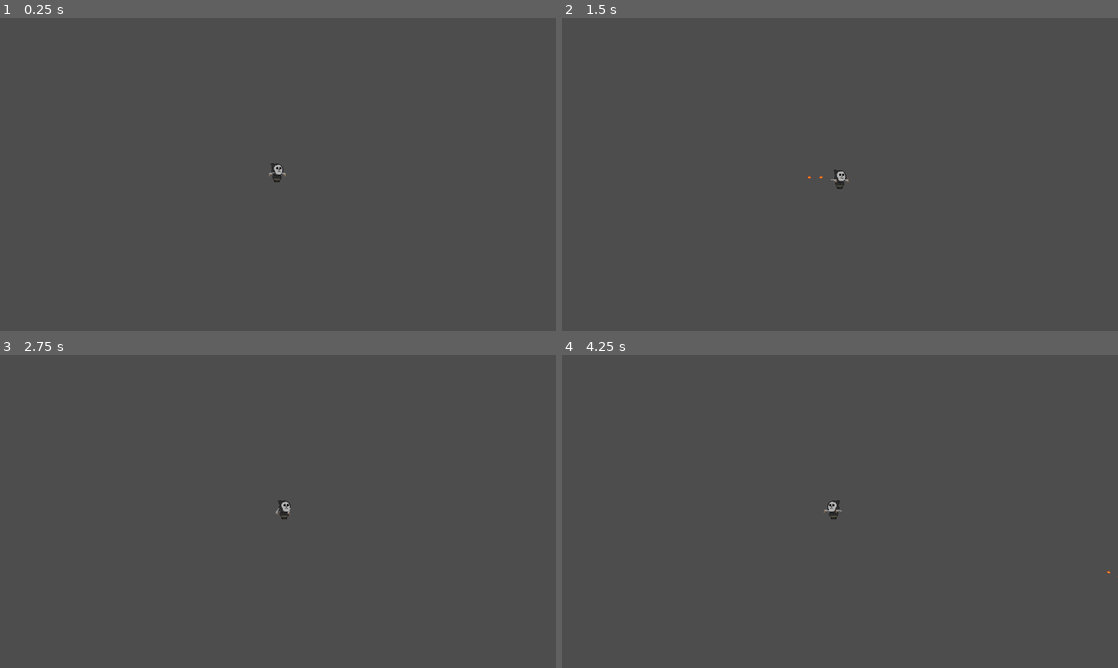
Above: before the commit, frames 1-4 (two rows, left to right).
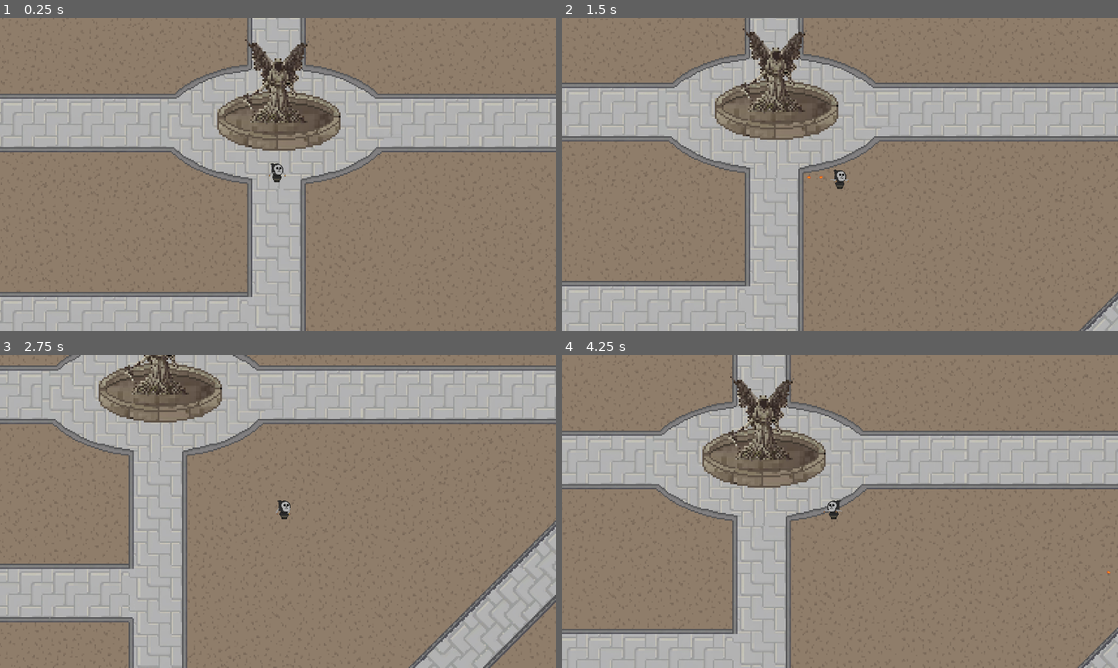
Above: after the commit, the same moments.

Repository: NicolasGabriel-dev/Projeto-D
Game: Godot game, scene res://Scenes/game.tscn
The game is run twice, just before and just after one commit, with the same random seed, the same clock (stepped at 60 frames per second) and the same inputs. Before the commit the project starts from res://Scenes/player.tscn.
Inputs (mouse positions are in pixels of both pictures, inside the frame that each line leads up to):
- Up to frame 1 (0.25 s): no input
- Up to frame 2 (1.5 s): tap Enter at 0.5, 0.6 s; move the mouse to (962, 158) at 0.52 s; hold Right (ui_right) 0.53-1.28 s; click (962, 158) at 0.67 s; move the mouse to (728, 190) at 1.27 s; hold Down (ui_down) from 1.28 s (still down); tap F at 1.35 s; click (728, 190) at 1.42 s
- Up to frame 3 (2.75 s): move the mouse to (333, 442) at 2.02 s; release Down (ui_down) at 2.03 s; hold Right (ui_right) from 2.03 s (still down); tap Enter at 2.1 s; click (333, 442) at 2.17 s
- Up to frame 4 (4.25 s): move the mouse to (812, 574) at 2.77 s; release Right (ui_right) at 2.78 s; hold Up (ui_up) 2.78-3.53 s; tap F at 2.85 s; click (812, 574) at 2.92 s; move the mouse to (1006, 558) at 3.52 s; hold Left (ui_left) from 3.53 s (still down); tap Enter at 3.6 s; click (1006, 558) at 3.67 s

The runs differ from the first frame. In frame 1, 96% of the frame differs, in the area x 0-100%, y 0-100%; in frame 2, 96%; in frame 3, 96%; in frame 4, 96%.

Commit message:
Implementação do zombie no Game, Zombies morrem com os tiros agora

Diff:
--- a/Scenes/bullet.tscn
+++ b/Scenes/bullet.tscn
@@ -14,3 +14,6 @@
 
 [node name="Sprite2D" type="Sprite2D" parent="."]
 texture = ExtResource("2_oduel")
+
+[connection signal="area_entered" from="." to="." method="_on_area_entered"]
+[connection signal="body_entered" from="." to="." method="_on_body_entered"]
--- a/Scenes/game.tscn
+++ b/Scenes/game.tscn
@@ -1,6 +1,7 @@
-[gd_scene load_steps=7 format=4 uid="uid://bwny1c4xs3aj0"]
+[gd_scene load_steps=9 format=4 uid="uid://bwny1c4xs3aj0"]
 
 [ext_resource type="Texture2D" uid="uid://bwykvfnpindea" path="res://Assets/Fase1.png" id="1_ebmjs"]
+[ext_resource type="Script" uid="uid://dksghxqgk46fv" path="res://Scripts/game.gd" id="1_wowpa"]
 [ext_resource type="Texture2D" uid="uid://drub32vxys6kr" path="res://DeadTree/DeadBush.png" id="2_qxrlw"]
 [ext_resource type="Texture2D" uid="uid://6uh6cgo6f3a" path="res://Assets/Fonte.png" id="2_wrm1d"]
 [ext_resource type="PackedScene" uid="uid://6xx1q8dlwcvt" path="res://Scenes/player.tscn" id="5_wowpa"]
@@ -24,21 +25,44 @@
 [sub_resource type="TileSet" id="TileSet_3dryh"]
 sources/0 = SubResource("TileSetAtlasSource_wrm1d")
 
-[node name="Node2D" type="Node2D"]
+[sub_resource type="Curve2D" id="Curve2D_wowpa"]
+_data = {
+"points": PackedVector2Array(0, 0, 0, 0, 3064, -1.86416, 0, 0, 0, 0, 3040, -273.587, 0, 0, 0, 0, -21, -273.587, 0, 0, 0, 0, -21, 0.976464, 0, 0, 0, 0, 3064, -1.86416)
+}
+point_count = 5
+
+[node name="Main" type="Node2D"]
+script = ExtResource("1_wowpa")
 
 [node name="Scenario" type="Sprite2D" parent="."]
-scale = Vector2(5, 5)
+scale = Vector2(3, 3)
 texture = ExtResource("1_ebmjs")
+centered = false
 
 [node name="Fonte" type="Sprite2D" parent="."]
-position = Vector2(6100, 5813)
-scale = Vector2(2.00043, 2.00043)
+position = Vector2(1550, 1475)
+scale = Vector2(0.5, 0.5)
 texture = ExtResource("2_wrm1d")
 
 [node name="TileMapLayer" type="TileMapLayer" parent="."]
+visible = false
 rotation = -0.000795173
-scale = Vector2(20, 20)
+scale = Vector2(5, 5)
 tile_map_data = PackedByteArray("AAAbACAAAAAAAAEAAAAVABQAAAAEAAUAAAALABYAAAAFAAMAAAAgABoAAAAIAAYAAAAMAB8AAAAIAAYAAAAbAA …(656 unchanged characters)…
 tile_set = SubResource("TileSet_3dryh")
 
 [node name="sdc15" parent="." instance=ExtResource("5_wowpa")]
+position = Vector2(1550, 1650)
+scale = Vector2(1.01233, 1)
+
+[node name="ZombiePath" type="Path2D" parent="."]
+scale = Vector2(1, -11.2651)
+curve = SubResource("Curve2D_wowpa")
+
+[node name="ZombieSpawnLocation" type="PathFollow2D" parent="ZombiePath"]
+position = Vector2(3064, -1.86416)
+rotation = -1.65889
+
+[node name="ZombieTimer" type="Timer" parent="."]
+
+[connection signal="timeout" from="ZombieTimer" to="." method="zombie_timeout"]
--- a/Scenes/player.tscn
+++ b/Scenes/player.tscn
@@ -28,7 +28,7 @@
 }]
 
 [sub_resource type="RectangleShape2D" id="RectangleShape2D_vgqql"]
-size = Vector2(27, 45)
+size = Vector2(20, 15)
 
 [node name="sdc15" type="CharacterBody2D"]
 script = ExtResource("1_6t5aa")
@@ -44,7 +44,7 @@
 animation = &"Estático"
 
 [node name="collision" type="CollisionShape2D" parent="."]
-position = Vector2(-1.5, -3.5)
+position = Vector2(-2, 6.5)
 shape = SubResource("RectangleShape2D_vgqql")
 
 [node name="HandRight" type="Marker2D" parent="."]
--- a/Scenes/zombie.tscn
+++ b/Scenes/zombie.tscn
@@ -19,7 +19,7 @@
 }]
 
 [sub_resource type="RectangleShape2D" id="RectangleShape2D_iyl7r"]
-size = Vector2(28, 43)
+size = Vector2(28, 33)
 
 [node name="Zombie" type="CharacterBody2D"]
 script = ExtResource("1_iyl7r")
@@ -30,7 +30,7 @@
 frame_progress = 0.673472
 
 [node name="CollisionShape2D" type="CollisionShape2D" parent="."]
-position = Vector2(-1, -3.5)
+position = Vector2(-1, 1.5)
 shape = SubResource("RectangleShape2D_iyl7r")
 
 [node name="AttackCooldown" type="Timer" parent="."]
--- a/Scripts/bullet.gd
+++ b/Scripts/bullet.gd
@@ -1,8 +1,10 @@
 extends Area2D
 
 @export var lifetime: float = 2.0
+@export var damage: int = 1
 var move: Vector2
 var life_timer: float = 0.0
+
 
 func setMoveAndShow(speed: float, direction: float) -> void:
 	# direction é um ângulo em radianos
@@ -19,3 +21,8 @@
 	life_timer += delta
 	if life_timer >= lifetime:
 		queue_free()
+
+func _on_body_entered(body: Node) -> void:
+	if body.has_method("be_attacked"):
+		body.be_attacked(damage)
+		queue_free()
--- /dev/null
+++ b/Scripts/game.gd
@@ -0,0 +1,32 @@
+extends Node2D
+
+@export var zombie: PackedScene = preload("res://Scenes/zombie.tscn")
+
+var target: Node2D
+
+func _ready() -> void:
+	new_game()
+	target = $sdc15
+
+#func _process(delta: float) -> void:
+	#target = $sdc15.position
+
+func new_game() -> void:
+	$ZombieTimer.start()
+
+func game_over() -> void:
+	$ZombieTimer.stop()
+
+
+func zombie_timeout():
+	var zombie_instance = zombie.instantiate()
+	var spawn = $ZombiePath/ZombieSpawnLocation
+
+	spawn.progress_ratio = randf()
+
+	zombie_instance.position = spawn.position
+
+	# ainda não está certo Node2d e Vector2 em zombie.gd
+	zombie_instance.set_target(target)
+
+	add_child(zombie_instance)
--- a/Scripts/zombie.gd
+++ b/Scripts/zombie.gd
@@ -1,41 +1,25 @@
 extends CharacterBody2D
 
-signal hit
+signal zombie_hit
 
 @onready var _animation_player: AnimatedSprite2D = $AnimatedSprite2D
 
 @export var live: int = 2
-@export var speed: float = 3.0
-var keep_target: Vector2
+@export var speed: float = 2.0
+var keep_target: Node2D
 var target = Vector2(0,0)
 var is_hitting: bool = false
 var is_unfocused: bool = true
 
 
 func _process(delta: float) -> void:
+	if keep_target and is_unfocused:
+		focusOnPosition(keep_target.global_position)
 	move()
-	if is_unfocused:
-		focusOnPosition(get_global_mouse_position())
-	#else:
-		#move()
 
 #func _ready() -> void:
 	#keep_target = get_global_mouse_position()
 
-func set_target(tar):
-	keep_target = tar
-
-func attack() -> void:
-	is_hitting = true
-	hit.emit(get_tree())
-	$AttackCooldown.start()
-	await $AttackCooldown.timeout
-	is_hitting = false
-
-func be_attacked(damage):
-	live -= damage
-	if live <= 0:
-		queue_free()
 
 func focusOnPosition(tar: Vector2):
 	is_unfocused = false
@@ -57,3 +41,25 @@
 		position += Vector2.RIGHT.rotated(get_angle_to(target)) *speed
 	else:
 		_animation_player.stop()
+
+
+func set_target(tar: Node2D):
+	keep_target = tar
+
+func attack() -> void:
+	is_hitting = true
+	zombie_hit.emit(get_tree())
+	$AttackCooldown.start()
+	await $AttackCooldown.timeout
+	is_hitting = false
+
+func be_attacked(damage: int) -> void:
+	live -= damage
+	modulate = Color(1, 0.5, 0.5)  # efeito visual: fica avermelhado
+	await get_tree().create_timer(0.1).timeout
+	modulate = Color(1, 1, 1)
+	if live <= 0:
+		die()
+
+func die():
+	queue_free()
--- a/project.godot
+++ b/project.godot
@@ -11,7 +11,7 @@
 [application]
 
 config/name="Projeto D"
-run/main_scene="uid://6xx1q8dlwcvt"
+run/main_scene="uid://bwny1c4xs3aj0"
 config/features=PackedStringArray("4.4", "GL Compatibility")
 config/icon="res://icon.svg"
 
Not shown, added: Scripts/game.gd.uid
